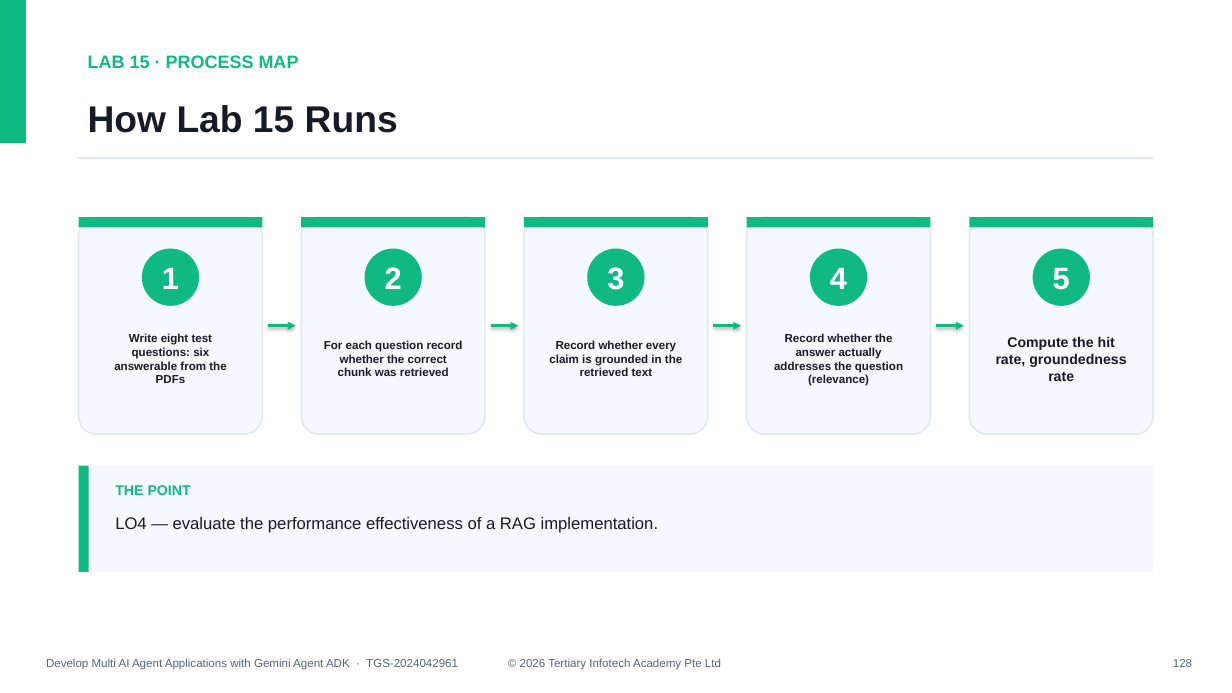
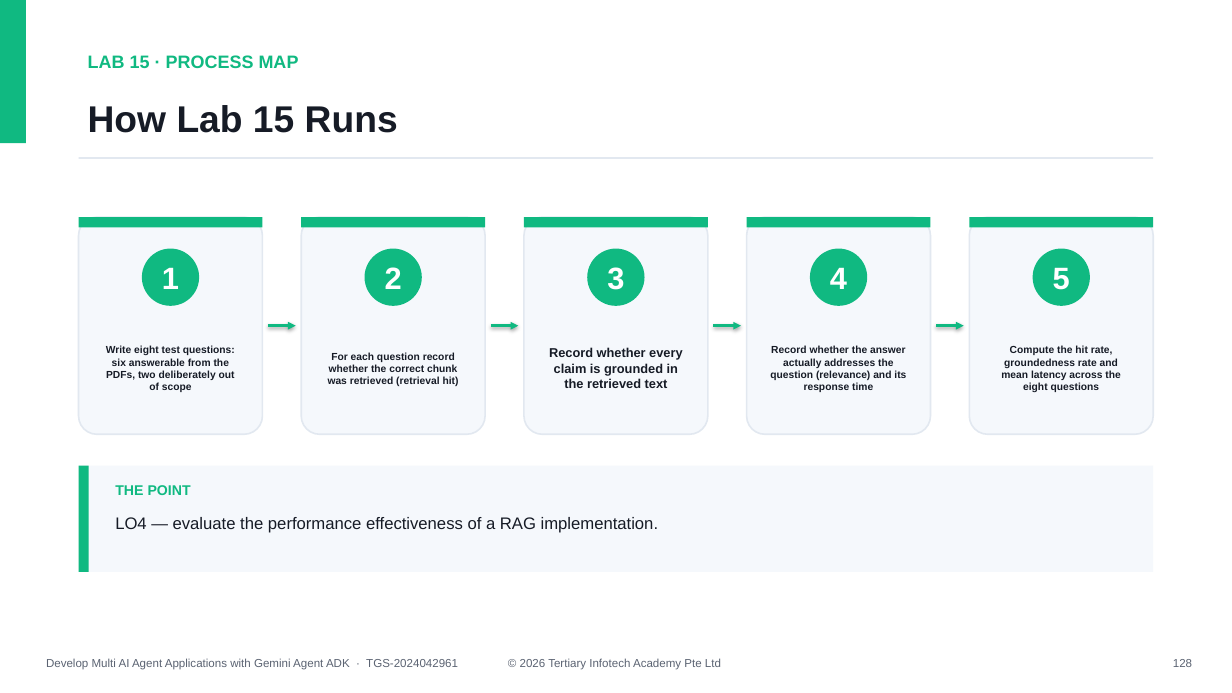
Before and after one commit to tertiarycourses/TGS-2024042961-Develop-Multi-AI-Agent-Applications-with-Gemini-Agent-ADK, a slide deck: slide 128 of courseware/Develop Multi AI Agent Applications with Gemini Agent ADK-v1.4.pptx. Drawn at 1232x693 pixels with LibreOffice and Linux fonts; fonts in the diff are those of the drawing. Boxes give left, top, right and bottom in pixels: in the first picture for what was removed or moved away, otherwise in the second. Text is boxed around its words. In the diff, an @@ line names an element or a change of style, - is before the commit and + after.

```diff
--- a/courseware/Develop Multi AI Agent Applications with Gemini Agent ADK-v1.4.pptx
+++ b/courseware/Develop Multi AI Agent Applications with Gemini Agent ADK-v1.4.pptx
@@ text "Record whether every claim is ..." at <box>549,347,682,388</box>: size 9 to 10 pt @@
@@ text at <box>106,346,235,392</box>: text changed; size 9 to 8 pt @@
-Write eight test questions: six answerable from the PDFs
+Write eight test questions: six answerable from the PDFs, two deliberately out of scope
@@ text at <box>328,352,459,386</box>: text changed; size 9 to 8 pt @@
-For each question record whether the correct chunk was retrieved
+For each question record whether the correct chunk was retrieved (retrieval hit)
@@ text at <box>770,346,906,392</box>: text changed; size 9 to 8 pt @@
-Record whether the answer actually addresses the question (relevance)
+Record whether the answer actually addresses the question (relevance) and its response time
@@ text at <box>1001,346,1120,392</box>: text changed; size 11 to 8 pt @@
-Compute the hit rate, groundedness rate
+Compute the hit rate, groundedness rate and mean latency across the eight questions
```
Also in this commit, not shown: 21 other slides changed, 7 other files.
